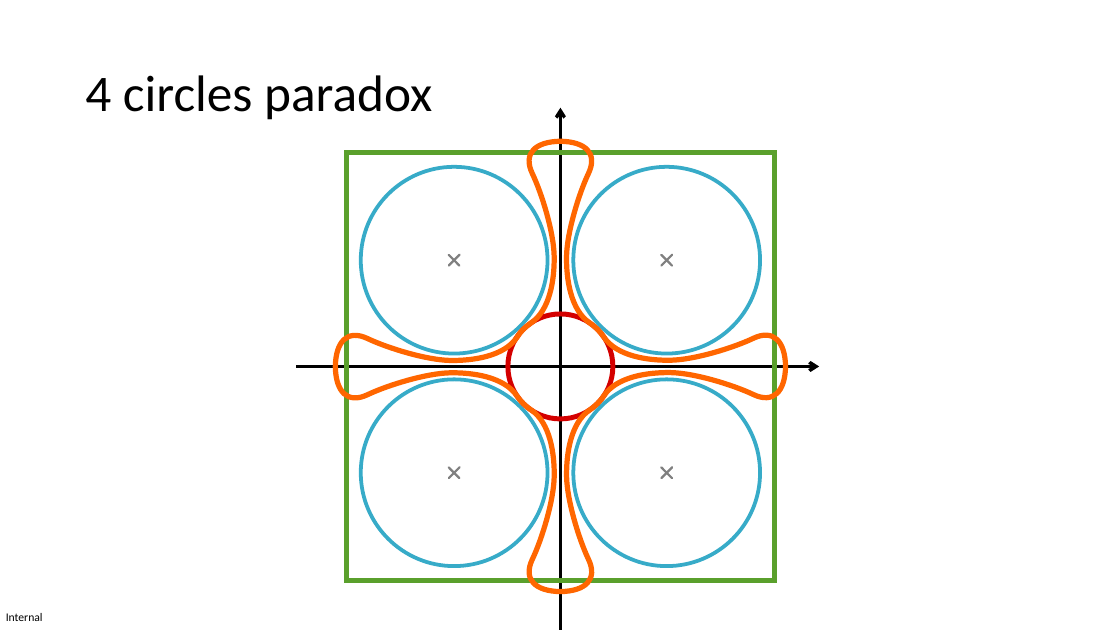
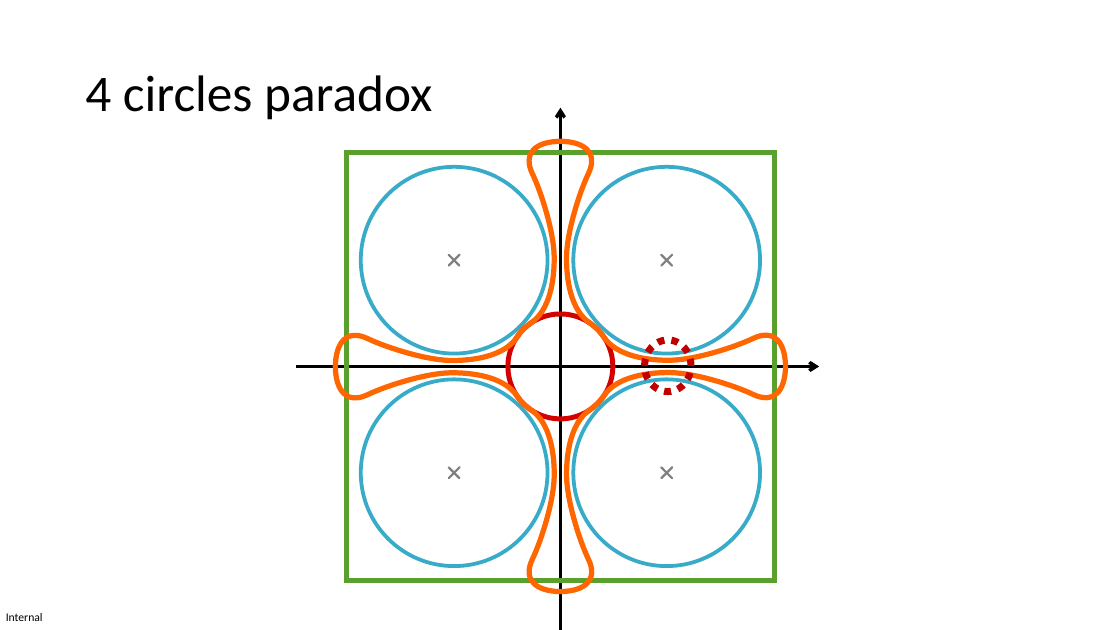
Before and after one commit to MICS-Lab/XmasPresentation2023PRFD, a slide deck: slide 23 of slides_x_mas_2023.pptx. Drawn at 1120x630 pixels with LibreOffice and Linux fonts; fonts in the diff are those of the drawing. Boxes give left, top, right and bottom in pixels: in the first picture for what was removed or moved away, otherwise in the second. Text is boxed around its words. In the diff, an @@ line names an element or a change of style, - is before the commit and + after.

Commit message:
added pb

```diff
--- a/slides_x_mas_2023.pptx
+++ b/slides_x_mas_2023.pptx
@@ ellipse added at [644, 340, 691, 392], outline #C00000 6 pt dashed @@
```
